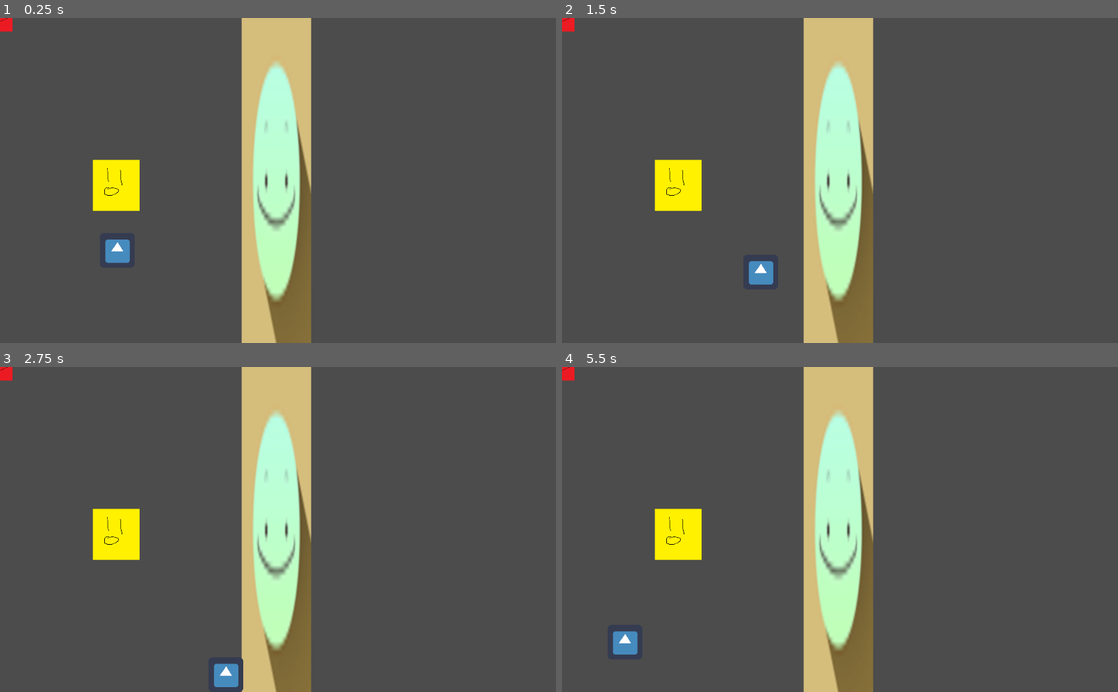
Above: before the commit, frames 1-4 (two rows, left to right).
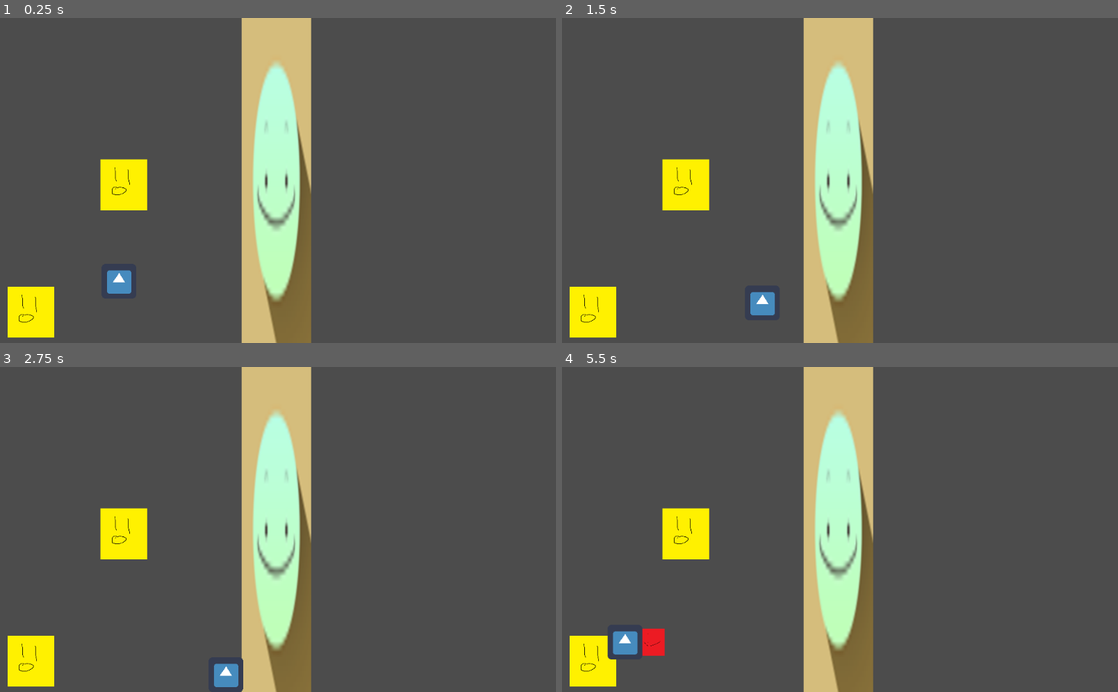
Above: after the commit, the same moments.

Repository: Lucianono/DinerWithMonster
Game: Godot game, scene res://on-site.tscn
Same seed, same stepped clock (60 frames per second), same inputs: the game is played once before the commit and once after it. The engine's default icon, where the game draws it, is replaced by a stand-in: a white triangle on a blue panel in a dark square.
Inputs (mouse positions are in pixels of both pictures, inside the frame that each line leads up to):
- Up to frame 1 (0.25 s): no input
- Up to frame 2 (1.5 s): tap Enter at 0.5 s; move the mouse to (962, 164) at 0.52 s; hold Right (ui_right) 0.53-1.28 s; click (962, 164) at 0.67 s; move the mouse to (728, 196) at 1.27 s; hold Down (ui_down) from 1.28 s (still down)
- Up to frame 3 (2.75 s): move the mouse to (333, 458) at 2.02 s; release Down (ui_down) at 2.03 s; hold Right (ui_right) from 2.03 s (still down)
- Up to frame 4 (5.5 s): tap Space at 2.75 s; move the mouse to (812, 594) at 2.77 s; release Right (ui_right) at 2.78 s; hold Up (ui_up) 2.78-3.53 s; click (812, 594) at 2.92 s; move the mouse to (1006, 578) at 3.52 s; hold Left (ui_left) 3.53-5.03 s; move the mouse to (673, 480) at 4.27 s; move the mouse to (867, 529) at 5.02 s; hold Down (ui_down) from 5.03 s (still down); click (867, 529) at 5.17 s

The runs differ from the first frame. In frame 1, 2.6% of the frame differs, in the area x 0-27%, y 0-99%; in frame 2, 2.6%; in frame 3, 2.0%; in frame 4, 2.2%.

Commit message:
added pork slaughter (wip)

Diff:
--- a/ingredient-entity.gd
+++ b/ingredient-entity.gd
@@ -17,6 +17,11 @@
 func initIngrName(ingr_name):
 	global_ingr_name = ingr_name
 	print(ingr_name)
+	match global_ingr_name :
+		"egg" :
+			get_node("Sprite").set_texture(preload("res://a3.png"))
+		"pork" :
+			get_node("Sprite").set_texture(preload("res://a2.png"))
 
 #for getting the ingredient type
 func getIngrName():
--- a/on-site.gd
+++ b/on-site.gd
@@ -3,10 +3,12 @@
 
 onready var ingr = preload("res://ingredient-entity.tscn")
 var coop_position
+var slaughter_position
 var ingr_ent
 
 func _ready():
 	coop_position = get_node("Coop").get_position()
+	slaughter_position = get_node("Slaughter").get_position()
 	randomize()
 	set_process(true)
 
@@ -15,7 +17,24 @@
 func _on_Coop_coop_entered():
 	if !is_instance_valid(ingr_ent):
 		ingr_ent = ingr.instance()
+
+	if !ingr_ent.getIngrName() == "egg" :
+		ingr_ent = ingr.instance()
 		ingr_ent.initIngrName("egg")
 		call_deferred("add_child",ingr_ent)
 		ingr_ent.set_position(coop_position + Vector2(20,50))
+
 	print("caldo_entered")
+
+
+
+func _on_Slaughter_slaughter_entered():
+	if !is_instance_valid(ingr_ent):
+		ingr_ent = ingr.instance()
+
+	if !ingr_ent.getIngrName() == "pork" :
+		ingr_ent = ingr.instance()
+		ingr_ent.initIngrName("pork")
+		call_deferred("add_child",ingr_ent)
+		ingr_ent.set_position(slaughter_position + Vector2(20,-50))
+	print("caldo_entered")
--- a/on-site.tscn
+++ b/on-site.tscn
@@ -1,24 +1,30 @@
-[gd_scene load_steps=6 format=2]
+[gd_scene load_steps=7 format=2]
 
 [ext_resource path="res://on-site.gd" type="Script" id=1]
 [ext_resource path="res://main-sprite.tscn" type="PackedScene" id=2]
 [ext_resource path="res://stall.tscn" type="PackedScene" id=3]
 [ext_resource path="res://egg-coop.tscn" type="PackedScene" id=4]
 [ext_resource path="res://ingredient-entity.tscn" type="PackedScene" id=5]
+[ext_resource path="res://pork-slaughter.tscn" type="PackedScene" id=6]
 
 [node name="Node2D" type="Node"]
 script = ExtResource( 1 )
 
 [node name="Caldo-player" parent="." instance=ExtResource( 2 )]
-position = Vector2( 216, 429 )
+position = Vector2( 219, 486 )
 z_index = 1
 
 [node name="Coop" parent="." instance=ExtResource( 4 )]
-position = Vector2( 214, 309 )
+position = Vector2( 228, 308 )
 
 [node name="Stall-area" parent="." instance=ExtResource( 3 )]
 position = Vector2( 509, 301 )
 
 [node name="ingredient-drop" parent="." instance=ExtResource( 5 )]
+position = Vector2( -26, 30 )
+
+[node name="Slaughter" parent="." instance=ExtResource( 6 )]
+position = Vector2( 57, 543 )
 
 [connection signal="coop_entered" from="Coop" to="." method="_on_Coop_coop_entered"]
+[connection signal="slaughter_entered" from="Slaughter" to="." method="_on_Slaughter_slaughter_entered"]
--- /dev/null
+++ b/pork-slaughter.gd
@@ -0,0 +1,13 @@
+extends StaticBody2D
+
+signal slaughter_entered
+
+func _ready():
+	pass
+
+#when caldo touch coop
+func _on_Area2D_area_entered(area):
+	if(area.get_name() == "caldo-area"):
+		emit_signal("slaughter_entered")
+
+		print(area.get_name())
--- /dev/null
+++ b/pork-slaughter.tscn
@@ -0,0 +1,28 @@
+[gd_scene load_steps=5 format=2]
+
+[ext_resource path="res://a1.png" type="Texture" id=1]
+[ext_resource path="res://pork-slaughter.gd" type="Script" id=2]
+
+[sub_resource type="RectangleShape2D" id=2]
+extents = Vector2( 39, 43 )
+
+[sub_resource type="RectangleShape2D" id=1]
+extents = Vector2( 30, 48 )
+
+[node name="Slaughter" type="StaticBody2D"]
+script = ExtResource( 2 )
+
+[node name="Area2D" type="Area2D" parent="."]
+
+[node name="Sprite" type="Sprite" parent="Area2D"]
+scale = Vector2( 0.284768, 0.284768 )
+texture = ExtResource( 1 )
+
+[node name="CollisionShape2D" type="CollisionShape2D" parent="Area2D"]
+shape = SubResource( 2 )
+
+[node name="CollisionShape2D" type="CollisionShape2D" parent="."]
+position = Vector2( -13, 0 )
+shape = SubResource( 1 )
+
+[connection signal="area_entered" from="Area2D" to="." method="_on_Area2D_area_entered"]
